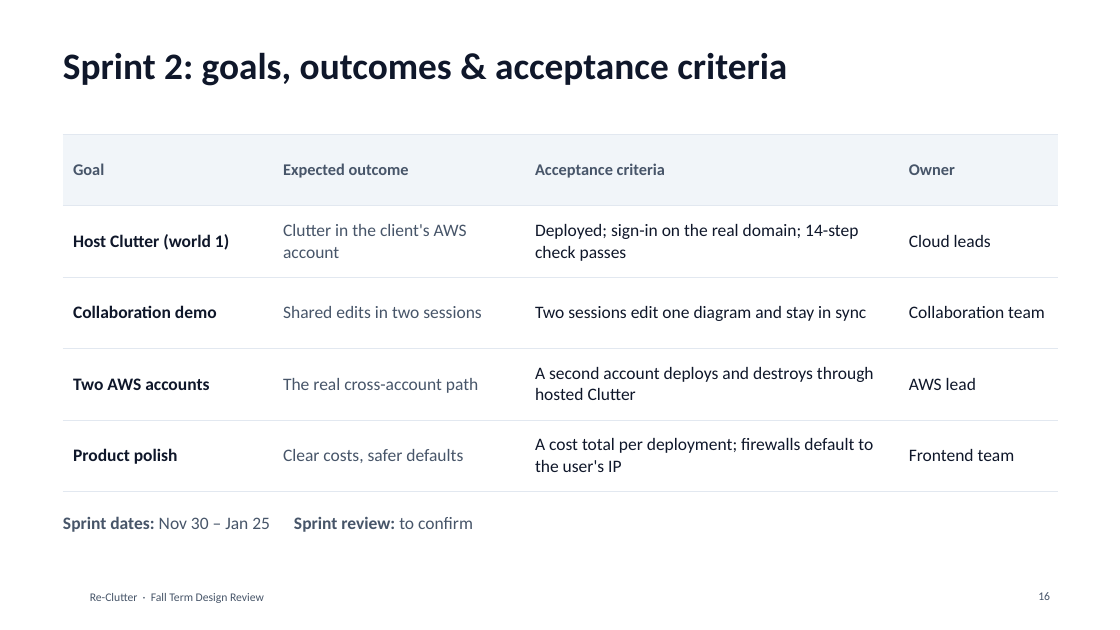
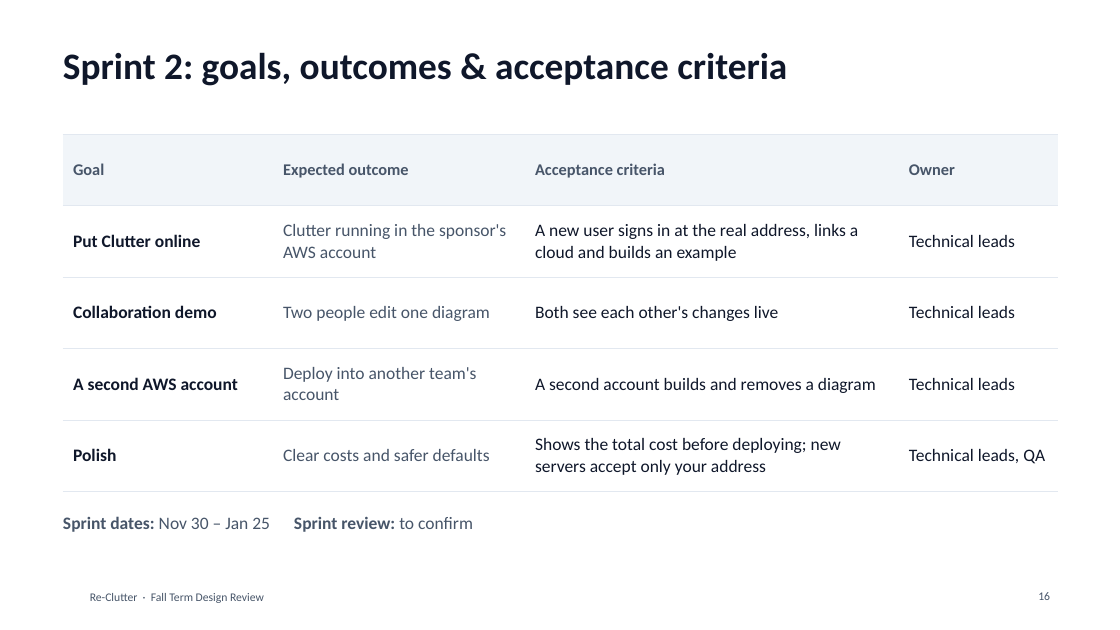
Before and after one commit to Alberta2514640/clutter, a slide deck: slide 16 of deliverables/Re-Clutter_Fall_Design_Review_Software.pptx. Drawn at 1120x630 pixels with LibreOffice and Linux fonts; fonts in the diff are those of the drawing; background and template pictures are left out. Boxes give left, top, right and bottom in pixels: in the first picture for what was removed or moved away, otherwise in the second. Text is boxed around its words. In the diff, an @@ line names an element or a change of style, - is before the commit and + after.

Commit message:
Make the design review deck accurate and plain for outside readers
Rebuild the fall design review deck after a fact check against the
real-cloud, local and test-plan reports: correct overstated claims,
add what is not proven yet, explain cloud terms at first use, state the
current asks (AWS organization permissions with the sponsor), and add a
clearer problem statement.

```diff
--- a/deliverables/Re-Clutter_Fall_Design_Review_Software.pptx
+++ b/deliverables/Re-Clutter_Fall_Design_Review_Software.pptx
@@ table at (63,134,1059,492) @@
-row 2: Host Clutter (world 1) | Clutter in the client's AWS account | Deployed; sign-in on the real domain; 14-step check passes | Cloud leads
+row 2: Put Clutter online | Clutter running in the sponsor's AWS account | A new user signs in at the real address, links a cloud and builds an example | Technical leads
-row 3: Collaboration demo | Shared edits in two sessions | Two sessions edit one diagram and stay in sync | Collaboration team
+row 3: Collaboration demo | Two people edit one diagram | Both see each other's changes live | Technical leads
-row 4: Two AWS accounts | The real cross-account path | A second account deploys and destroys through hosted Clutter | AWS lead
+row 4: A second AWS account | Deploy into another team's account | A second account builds and removes a diagram | Technical leads
-row 5: Product polish | Clear costs, safer defaults | A cost total per deployment; firewalls default to the user's IP | Frontend team
+row 5: Polish | Clear costs and safer defaults | Shows the total cost before deploying; new servers accept only your address | Technical leads, QA
```
Also in this commit, not shown: 18 other slides changed, 2 slides added, 2 slides removed.
